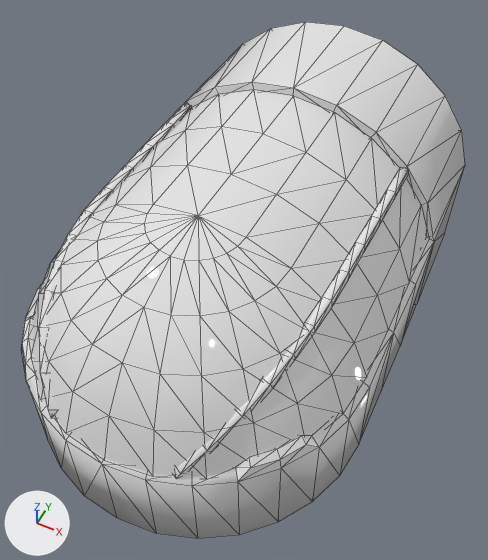
Before and after pictures for a commit that changed the OBJ model public/cockpit/cockpit-05_obj.obj.
Camera for both pictures: a 50 mm lens placed at (2.79, -7.84, 6.23), pointed at (0.17, -2.6, -0.32). Every picture has the same lights, and +X, +Y and +Z are marked at lower left. Mesh edges are drawn as thin lines. Where no turn or scale is listed for an object, it has been applied to the vertices.

Objects in the first picture: 'cockpit-05_obj'.
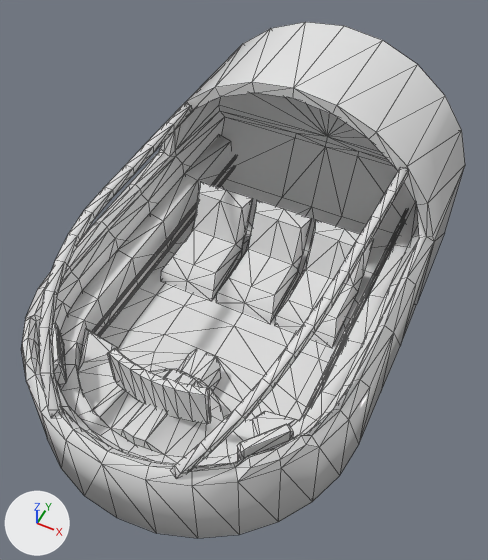
Where the change shows, as pixel boxes (x1, y1, x2, y2) in the pictures (488 x 560 px):
part 1 of me_cockpit_05_obj, deleted: before (32, 90, 428, 477)

What the commit changed:
me_cockpit_05_obj has 1034 vertices, 1958 faces and spans x -2.21..2.22, y -5.62..0.88, z -1.63..1.49.
me_cockpit_05_obj is used by ob_cockpit_05_obj; location (0.0, 0.0, 0.0).
me_cockpit_05_obj part 1: the loose piece of 99 vertices spanning x -2.09..2.11, y -5.54..-0.87, z -0.28..1.37 is deleted.
me_cockpit_05_obj no longer uses material mat_glass_mat (white #e7e7e7).
